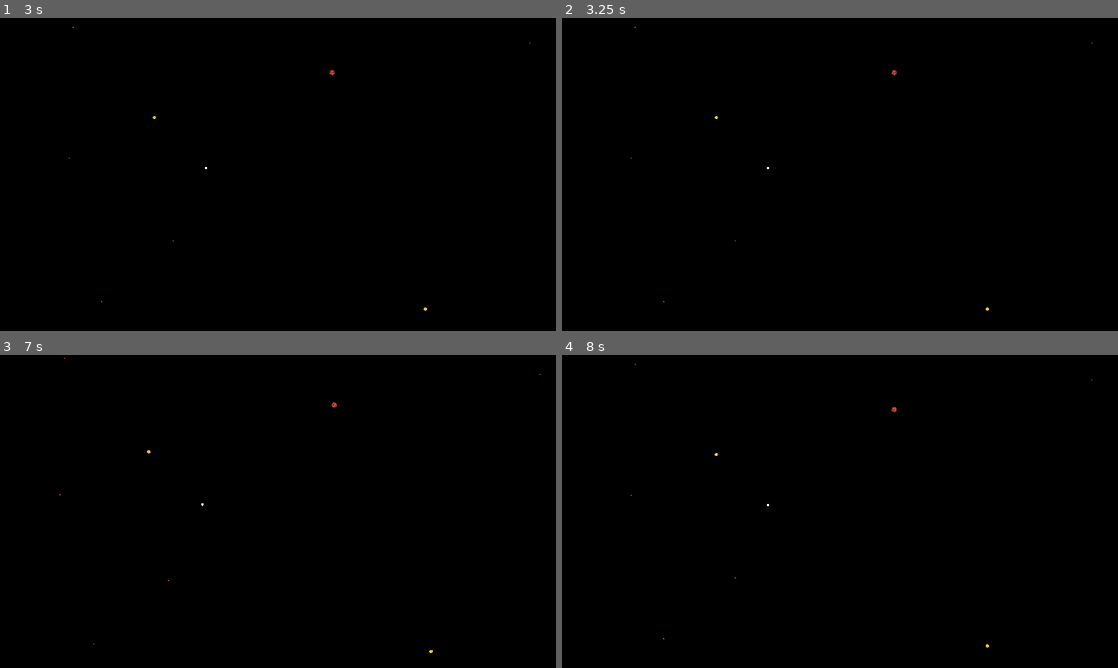
Above: before the commit, frames 1-4 (two rows, left to right).
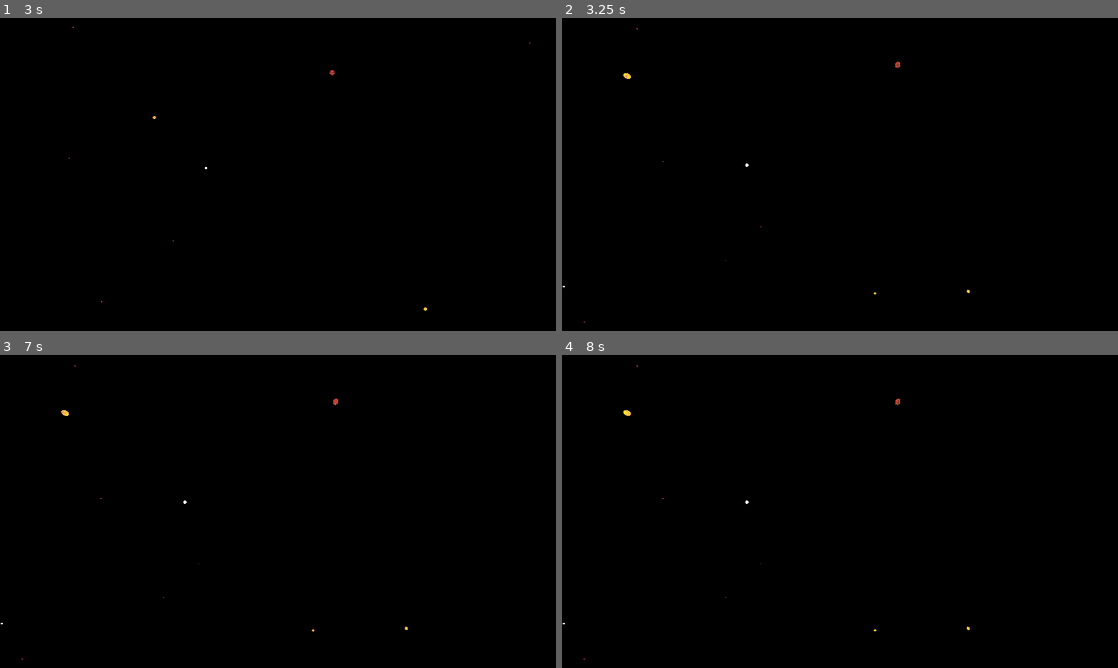
Above: after the commit, the same moments.

Repository: NoahMSchool/SpaceStrategyGame
Game: Godot game, scene res://Galaxy/galaxy.tscn
Two runs of this game, one before a commit and one after it. Both use one fixed random seed, a clock stepped at 60 frames per second and the inputs below.
Inputs (mouse positions are in pixels of both pictures, inside the frame that each line leads up to):
- Up to frame 1 (3 s): tap Enter at 0.5, 2 s; move the mouse to (411, 161) at 0.52 s; hold Right mouse button (RightMouse) 0.53-1.28 s; tap Middle mouse button (MouseWheelClick) at 0.6 s; tap Space at 1.25, 2.75 s; move the mouse to (172, 196) at 1.27 s; right-click (172, 196) at 1.35 s; tap Mouse wheel down (ScrollDown) at 1.55, 2.1 s; move the mouse to (344, 108) at 2.02 s; tap Mouse wheel up (ScrollUp) at 2.3, 2.85 s; move the mouse to (255, 243) at 2.77 s
- Up to frame 2 (3.25 s): tap S (s, bound only after the commit) at 3.05 s
- Up to frame 3 (7 s): tap Enter at 3.5 s; move the mouse to (455, 564) at 3.52 s; tap S (s, bound only after the commit) at 3.6, 6.8 s; tap Middle mouse button (MouseWheelClick) at 3.8, 5.1 s; tap Space at 4.25 s; move the mouse to (116, 467) at 4.27 s; click (116, 467) at 4.35 s; right-click (116, 467) at 4.55 s; move the mouse to (316, 514) at 5.02 s; tap Mouse wheel down (ScrollDown) at 5.3, 6.6 s; move the mouse to (200, 436) at 5.77 s; right-click (200, 436) at 5.85 s; tap Mouse wheel up (ScrollUp) at 6.05 s; move the mouse to (411, 498) at 6.52 s
- Up to frame 4 (8 s): move the mouse to (734, 533) at 7.27 s; tap Mouse wheel up (ScrollUp) at 7.35 s; tap Middle mouse button (MouseWheelClick) at 7.55 s

Frame 1 is identical in both runs. In frame 2, less than 0.1% of the frame differs, in the area x 0-96%, y 2-98%; in frame 3, less than 0.1%; in frame 4, less than 0.1%.
Error after the commit: Invalid call. Nonexistent function 'get_node_or_null' in base 'Nil'. (res://explorercommander.gd:72)

Commit message:
Merged Commanders into explorer

Diff:
--- a/Galaxy/galaxy.tscn
+++ b/Galaxy/galaxy.tscn
@@ -1,7 +1,7 @@
 [gd_scene load_steps=4 format=3 uid="uid://cmgn8en274asy"]
 
 [ext_resource type="Script" path="res://Galaxy/galaxy_generator.gd" id="1_dkrcd"]
-[ext_resource type="Script" path="res://birdseyecommander.gd" id="2_5xp4c"]
+[ext_resource type="Script" path="res://explorercommander.gd" id="2_kf2id"]
 
 [sub_resource type="Environment" id="Environment_7c7pm"]
 background_mode = 1
@@ -13,6 +13,6 @@
 environment = SubResource("Environment_7c7pm")
 
 [node name="Commander" type="Node3D" parent="."]
-script = ExtResource("2_5xp4c")
+script = ExtResource("2_kf2id")
 
 [node name="Camera3D" type="Camera3D" parent="Commander"]
--- a/explorercommander.gd
+++ b/explorercommander.gd
@@ -1,14 +1,25 @@
 extends Node3D
 
 var orbit_sens = 0.0025
+var pan_sens = 0.001
 var last_mouse_pos := Vector2.ZERO
+
+@onready var cam : Camera3D = $Camera3D
+
+#enum commander_modes{
+#	EXPLORER,
+#	BIRDSEYE
+#}
+#var commander_style := commander_modes.BIRDSEYE
+var birdseyecommander := true:
+	set(value):
+		birdseyecommander = value
+		update_commander_cam()
 
 var current_system = null
 
-@onready var cam : Camera3D = $Camera3D
-
 func _ready() -> void:
-	cam.projection = Camera3D.PROJECTION_PERSPECTIVE
+	update_commander_cam()
 	await get_tree().process_frame
 	for s in get_tree().get_nodes_in_group("Selectable"):
 		s.connect("selected", select_system)
@@ -18,11 +29,31 @@
 	var mouse_pos = get_viewport().get_mouse_position()
 	var delta_mouse = mouse_pos - last_mouse_pos
 	last_mouse_pos = mouse_pos
+	if birdseyecommander:
+		if Input.is_action_pressed("RightMouse"):
+			global_position.z -= delta_mouse.y*pan_sens*cam.size
+			global_position.x -= delta_mouse.x*pan_sens*cam.size
+		if Input.is_action_just_pressed("ScrollUp"):
+			cam.size+=1
+			cam.size = clampi(cam.size, 5, 50)
+		if Input.is_action_just_pressed("ScrollDown"):
+			cam.size-=1
+			cam.size = clampi(cam.size, 1, 50)
+		if Input.is_action_just_pressed("MouseWheelClick"):
+			cam.size = 25
+	else:
+		if Input.is_action_pressed("RightMouse"):
+			rotation.y -= delta_mouse.x*orbit_sens
+			rotation.x -= delta_mouse.y*orbit_sens
+			rotation.x = clamp(rotation.x, -3*PI/4, 3*PI/8)
 
-	if Input.is_action_pressed("RightMouse"):
-		rotation.y -= delta_mouse.x*orbit_sens
-		rotation.x -= delta_mouse.y*orbit_sens
-		rotation.x = clamp(rotation.x, -3*PI/4, 3*PI/8)
+func _unhandled_input(event: InputEvent) -> void:
+	if Input.is_action_just_pressed("s"):
+		if birdseyecommander:
+			birdseyecommander = false
+		else:
+			birdseyecommander = true
+
 
 func move_system(system_node : Node3D):
 	print("from : ", current_system)
@@ -31,11 +62,27 @@
 	if current_system:
 		current_system.system_active = false
 	current_system = system_node
-	var system_viewpoint = system_node.get_node_or_null("ViewPoint")
 	system_node.system_active = true
+	if birdseyecommander:
+		pass
+	else:
+		to_current_system_viewpoint()
+
+func to_current_system_viewpoint():
+	var system_viewpoint = current_system.get_node_or_null("ViewPoint")
 	if system_viewpoint:
 		global_position = system_viewpoint.global_position
 
-
 func select_system(system : Node3D):
 	move_system(system)
+
+
+func update_commander_cam():
+	if birdseyecommander:
+		cam.projection = Camera3D.PROJECTION_ORTHOGONAL
+		cam.size = 25
+		global_position.y = 15
+		rotation.x = -90
+	else:
+		cam.projection = Camera3D.PROJECTION_PERSPECTIVE
+		to_current_system_viewpoint()
--- a/project.godot
+++ b/project.godot
@@ -52,3 +52,8 @@
 "events": [Object(InputEventMouseButton,"resource_local_to_scene":false,"resource_name":"","device":-1,"window_id":0,"a …(253 unchanged characters)…
 ]
 }
+s={
+"deadzone": 0.5,
+"events": [Object(InputEventKey,"resource_local_to_scene":false,"resource_name":"","device":-1,"window_id":0,"alt_pressed":false,"shift_pressed":false,"ctrl_pressed":false,"meta_pressed":false,"pressed":false,"keycode":0,"physical_keycode":83,"key_label":0,"unicode":115,"location":0,"echo":false,"script":null)
+]
+}
Not shown, changed: plan.txt
